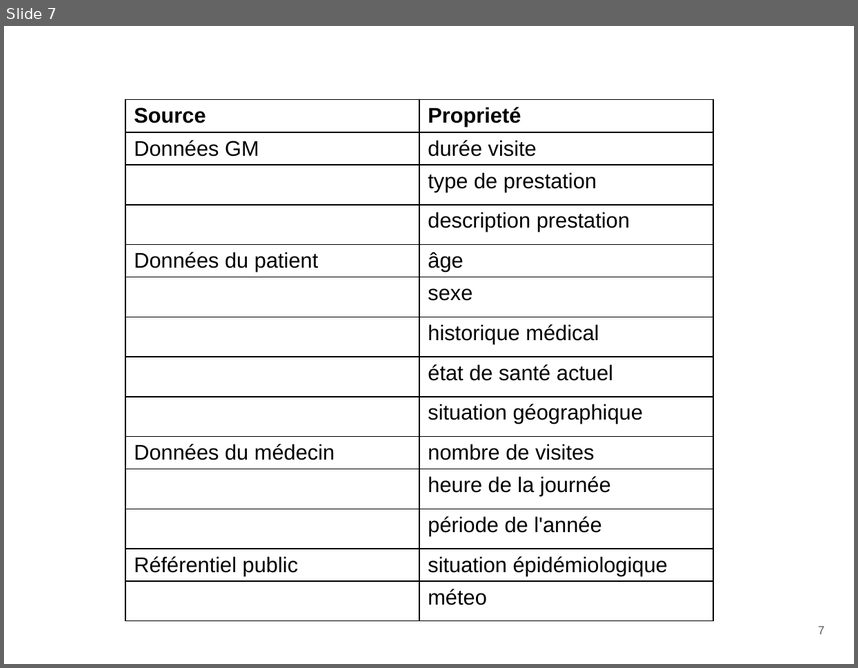
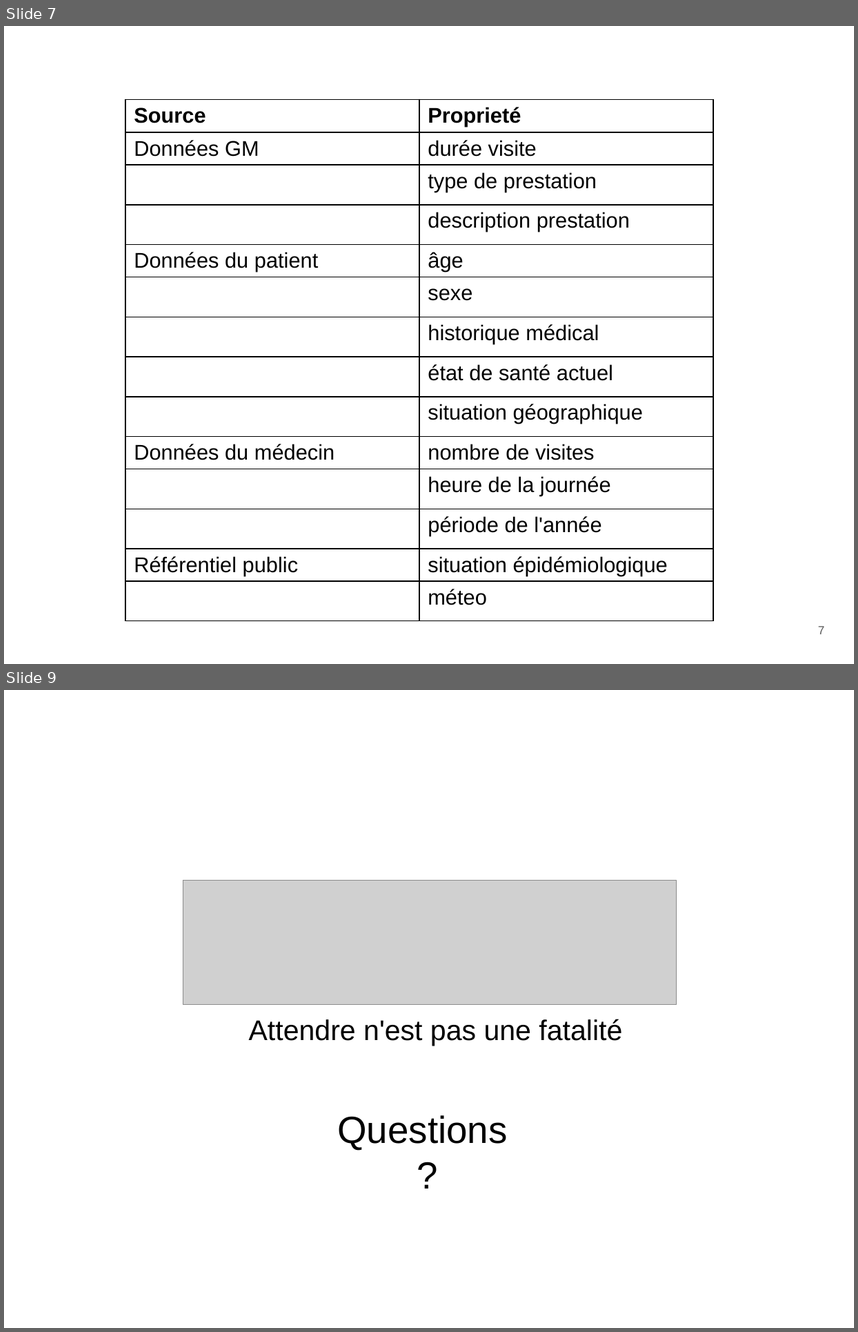
Before and after one commit to giodemaio/hackathonGM, a slide deck: GM IT Hackathon PITCH Doc Time.pptx. Shown one above the other, each under a label of ours: slide 7 before the commit, slides 7 and 9 after it; the slides between them are not shown. The pictures are 858x668 and 858x1332 pixels, drawn with LibreOffice and Linux fonts; fonts in the diff are those of the drawing; grey boxes stand for pictures; background and template pictures are left out. Boxes give left, top, right and bottom in pixels: in the first picture for what was removed or moved away, otherwise in the second. Text is boxed around its words. In the diff, an @@ line names an element or a change of style, - is before the commit and + after.

Commit message:
ajoute images

```diff
--- a/GM IT Hackathon PITCH Doc Time.pptx
+++ b/GM IT Hackathon PITCH Doc Time.pptx
@@ slide 9 added at (4,690,854,1328), background picture (left out) @@
@@ picture added at (183,880,677,1005) @@
@@ text added at (249,1018,622,1045), 24 pt, text #000000 @@
+Attendre n'est pas une fatalité
@@ text added at (337,1115,507,1150), 32 pt, text #000000 @@
+Questions ?
```
Also in this commit, not shown: 3 other slides added, 4 slides removed.
